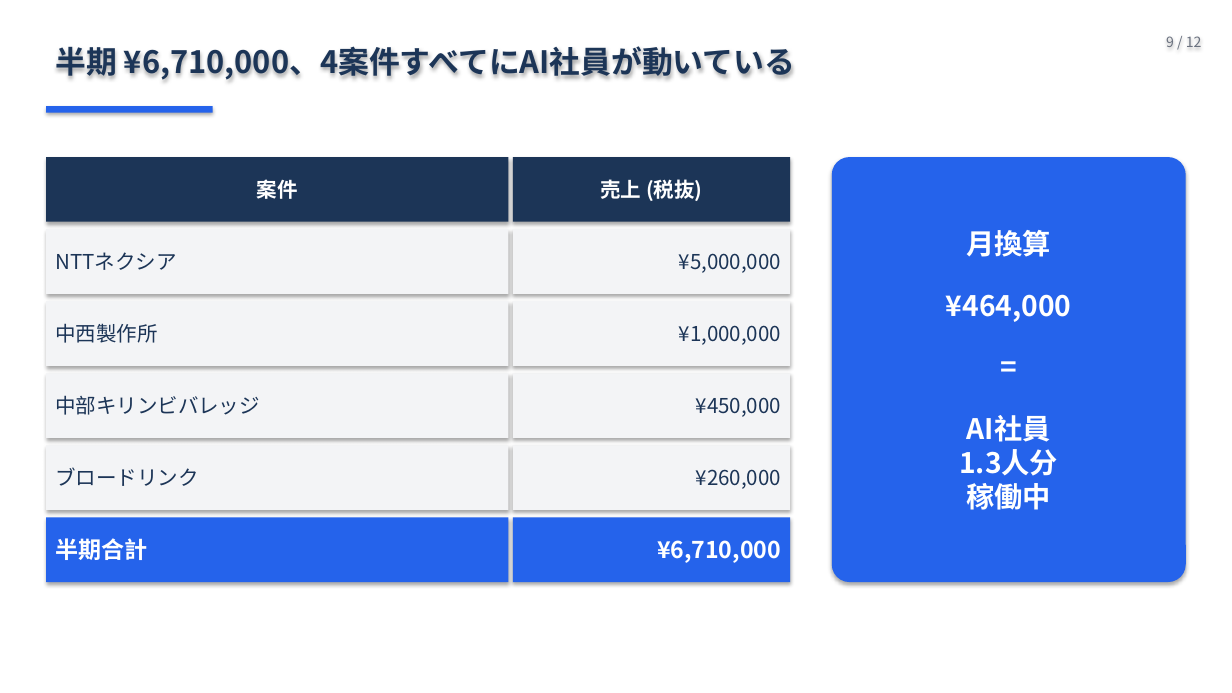
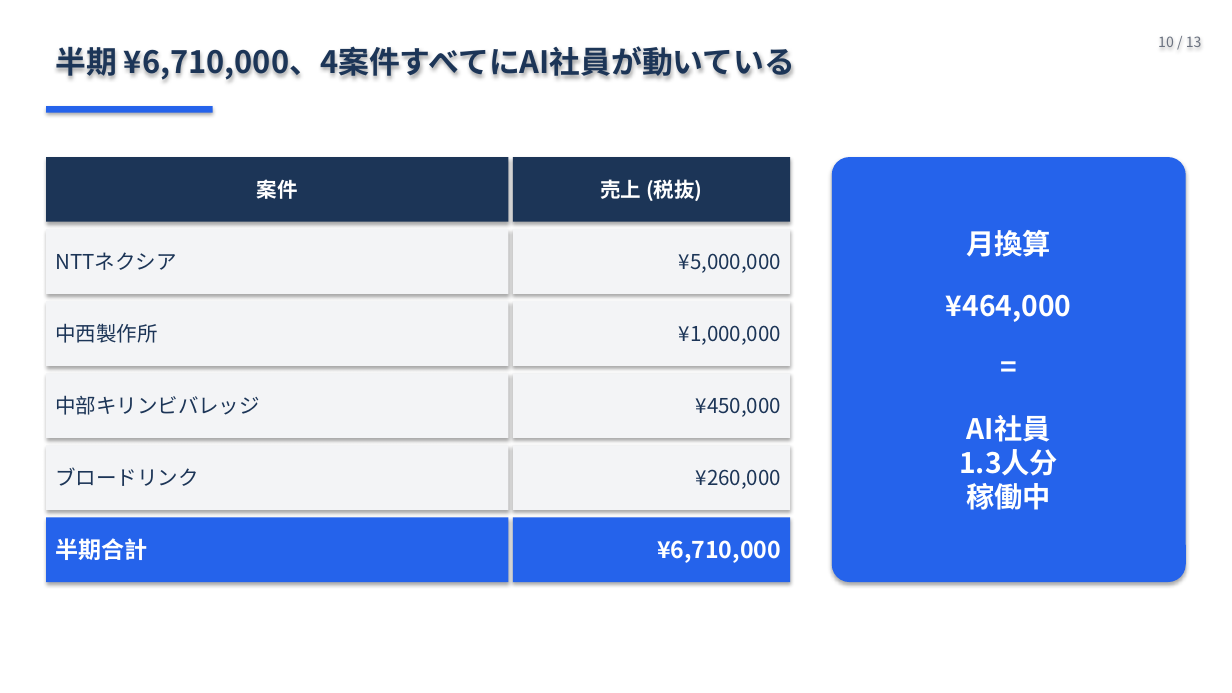
Before and after one commit to Ryunosuke-Okawa/Ryunosuke-n1, a slide deck: slide 10 of strategy/AI社員5人_発表_20260426.pptx (slide 9 before the commit). Drawn at 1232x693 pixels with LibreOffice and Linux fonts; fonts in the diff are those of the drawing. Boxes give left, top, right and bottom in pixels: in the first picture for what was removed or moved away, otherwise in the second. Text is boxed around its words. In the diff, an @@ line names an element or a change of style, - is before the commit and + after.

```diff
--- a/strategy/AI社員5人_発表_20260426.pptx
+++ b/strategy/AI社員5人_発表_20260426.pptx
@@ text at (1158, 36, 1202, 47): text changed @@
-9 / 12
+10 / 13
```
Also in this commit, not shown: 10 other slides changed, 1 slide added, 1 other file.
